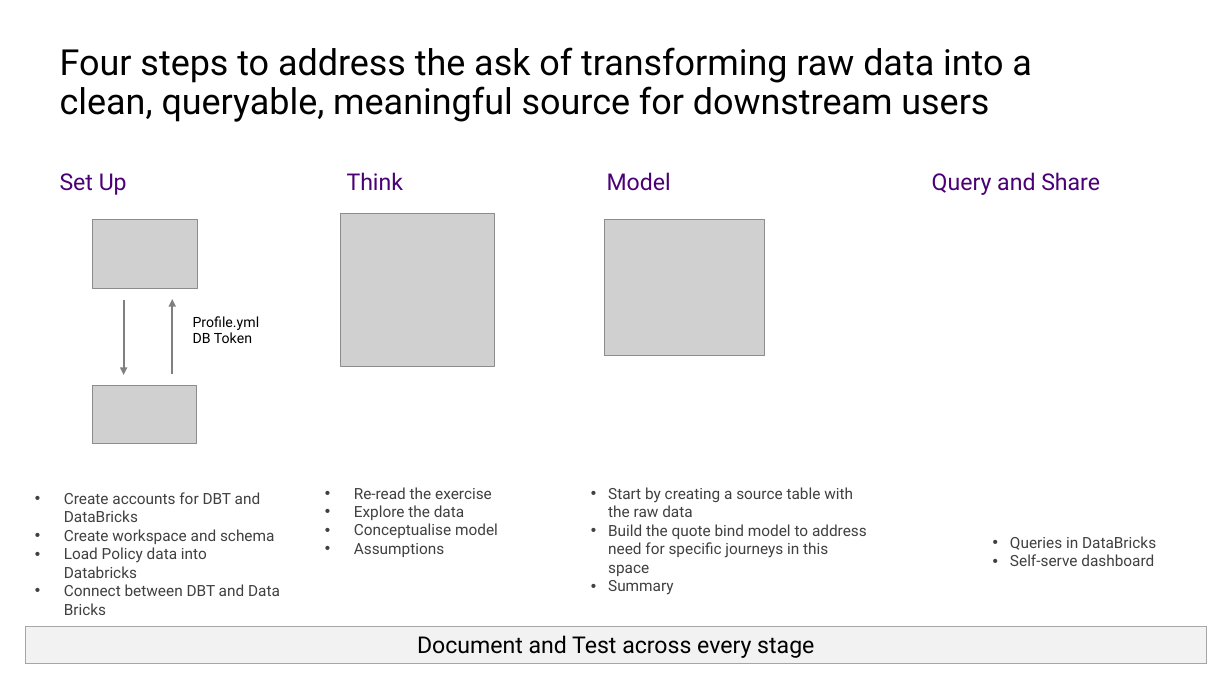
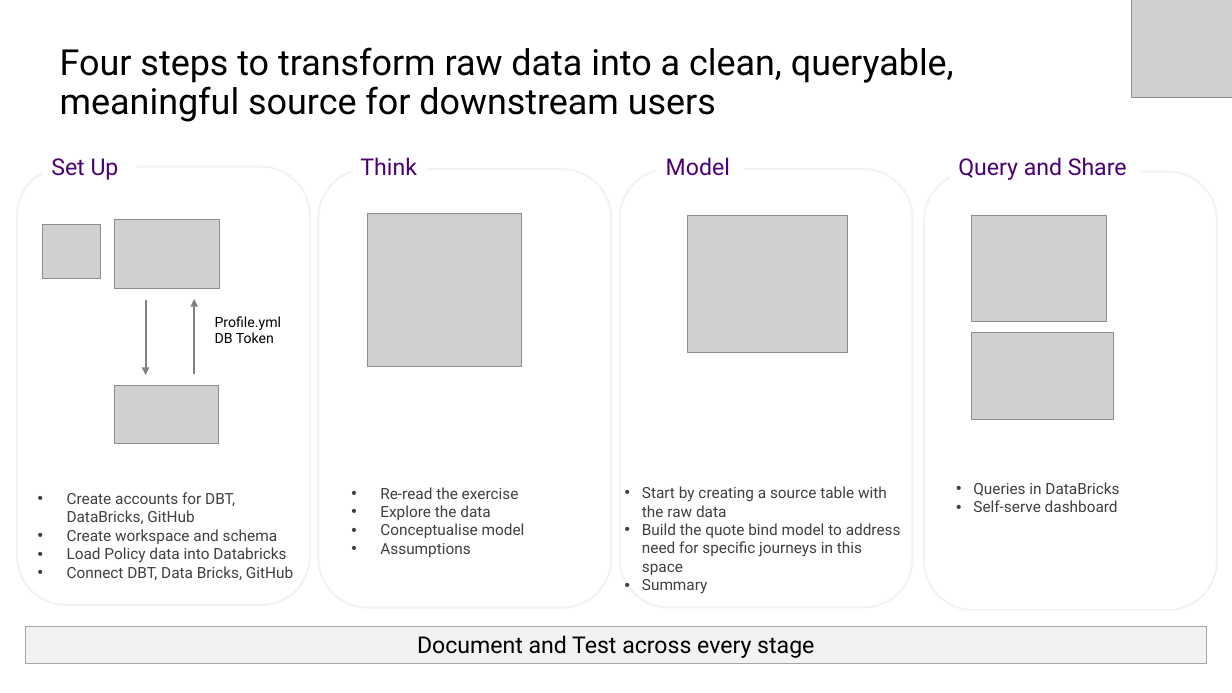
Before and after one commit to C-Monsta/IAG-Take-Home-Test, a slide deck: slide 4 of IAG Take Home Exercise.pptx (slide 3 before the commit). Drawn at 1232x693 pixels with LibreOffice and Linux fonts; fonts in the diff are those of the drawing; grey boxes stand for pictures. Boxes give left, top, right and bottom in pixels: in the first picture for what was removed or moved away, otherwise in the second. Text is boxed around its words. In the diff, an @@ line names an element or a change of style, - is before the commit and + after.

```diff
--- a/IAG Take Home Exercise.pptx
+++ b/IAG Take Home Exercise.pptx
@@ picture added at box(1131, 0, 1232, 97) @@
@@ title at box(60, 47, 954, 122): text changed @@
-Four steps to address the ask of transforming raw data into a clean, queryable, meaningful source for downstream users
+Four steps to transform raw data into a clean, queryable, meaningful source for downstream users
@@ text "Set Up": place and size @@
-text "Set Up" at box(60, 173, 127, 195)
+text "Set Up" at box(51, 158, 119, 180)
@@ text "Think": place and size @@
-text "Think" at box(347, 172, 403, 190)
+text "Think" at box(360, 157, 416, 175)
@@ text "Model": place and size @@
-text "Model" at box(607, 172, 671, 191)
+text "Model" at box(666, 157, 730, 176)
@@ text "Query and Share": place and size @@
-text "Query and Share" at box(932, 172, 1100, 195)
+text "Query and Share" at box(958, 157, 1127, 180)
@@ rounded rectangle added at box(18, 166, 311, 604), outline #F2F2F2 1.5 pt @@
@@ rounded rectangle added at box(319, 169, 612, 607), outline #F2F2F2 1.5 pt @@
@@ rounded rectangle added at box(620, 169, 913, 607), outline #F2F2F2 1.5 pt @@
@@ rounded rectangle added at box(924, 172, 1217, 610), outline #F2F2F2 1.5 pt @@
@@ picture added at box(43, 225, 100, 278) @@
@@ picture: place and size @@
-picture at box(605, 219, 765, 355)
+picture at box(688, 216, 848, 352)
@@ picture added at box(971, 216, 1106, 322) @@
@@ 2 arrows, 1 text: place and size @@
-2 arrows, 1 text at box(124, 299, 260, 375)
+2 arrows, 1 text at box(146, 299, 282, 375)
@@ picture added at box(971, 333, 1114, 420) @@
@@ text "Start by creating a source ...": place and size @@
-text "Start by creating a source ..." at box(608, 487, 867, 595)
+text "Start by creating a source ..." at box(642, 486, 901, 594)
@@ text "Queries in DataBricks": place and size @@
-text "Queries in DataBricks" at box(1010, 536, 1156, 566)
+text "Queries in DataBricks" at box(973, 482, 1119, 512)
@@ text at box(67, 492, 235, 524): text changed @@
-• Create accounts for DBT and DataBricks
+• Create accounts for DBT, DataBricks, GitHub
@@ 3 pictures, 1 text: place and size @@
-3 pictures, 1 text at box(92, 213, 498, 557)
+3 pictures, 1 text at box(115, 213, 525, 557)
@@ text at box(67, 566, 293, 580): text changed @@
-• Connect between DBT and Data Bricks
+• Connect DBT, Data Bricks, GitHub
```
Also in this commit, not shown: 1 other slide changed, 7 slides added, 1 slide removed, 5 other files.
